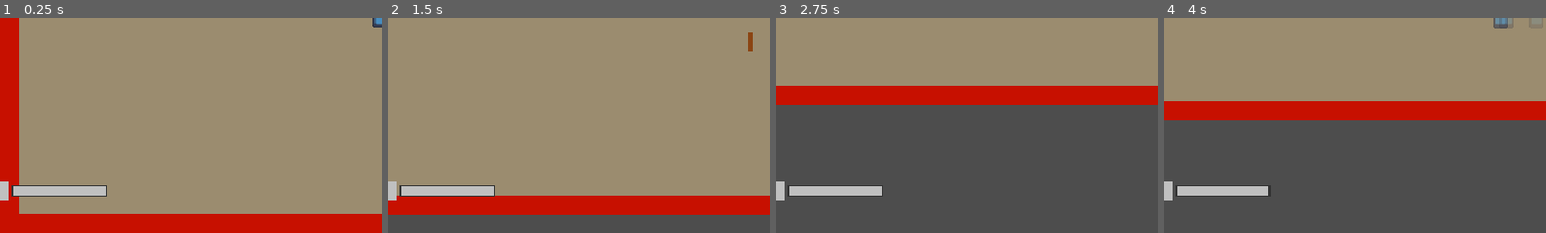
Above: before the commit, frames 1-4 (left to right).
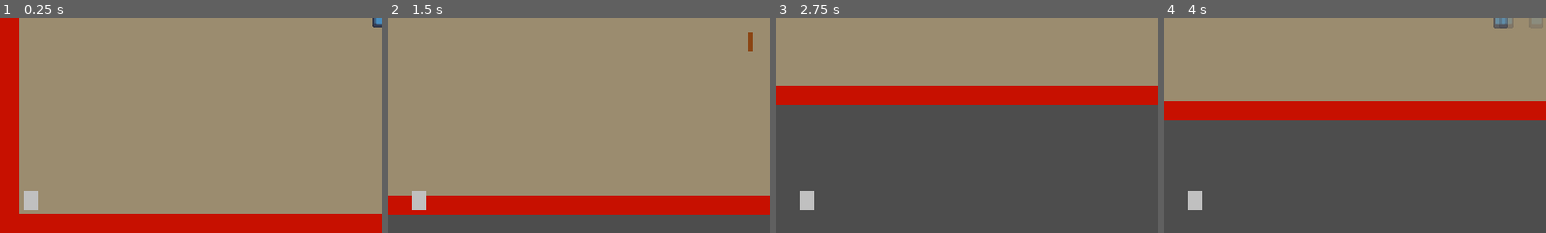
Above: after the commit, the same moments.

Repository: Azgr9/chaos
Game: Godot game, scene res://Scenes/Game/Game.tscn
The game is run twice, just before and just after one commit, with the same random seed, the same clock (stepped at 60 frames per second) and the same inputs. The engine's default icon, where the game draws it, is replaced by a stand-in: a white triangle on a blue panel in a dark square.
Inputs (mouse positions are % of the whole screen's width and height, from its top left):
- Up to frame 1 (0.25 s): no input
- Up to frame 2 (1.5 s): move the mouse to (72, 45) at 0.52 s; hold D (move_right) 0.53-1.28 s; tap Space (dash) at 0.6, 1.35 s; move the mouse to (30, 55) at 1.27 s; hold S (move_down) from 1.28 s (still down)
- Up to frame 3 (2.75 s): move the mouse to (60, 28) at 2.02 s; release S (move_down) at 2.03 s; hold D (move_right) from 2.03 s (still down); right-click (60, 28) at 2.1 s; tap Space (dash) at 2.3 s
- Up to frame 4 (4 s): move the mouse to (45, 70) at 2.77 s; release D (move_right) at 2.78 s; hold W (move_up) 2.78-3.53 s; click (45, 70) at 2.85 s; tap Space (dash) at 3.05, 3.8 s; move the mouse to (80, 65) at 3.52 s; hold A (move_left) from 3.53 s (still down); tap Q (swap_weapon) at 3.6 s
The pictures show only the part of the screen within x 0-50%, y 50-100%; the shares and areas given below are measured in that part.

The runs differ from the first frame. In frame 1, 1.7% of the frame differs, in the area x 0-28%, y 76-90%; in frame 2, 1.7%; in frame 3, 1.7%; in frame 4, 1.7%.

Commit message:
skill öncesi

Diff:
--- a/Scenes/Ui/HUD.tscn
+++ b/Scenes/Ui/HUD.tscn
@@ -55,31 +55,12 @@
 offset_right = 210.0
 offset_bottom = 350.0
 
-[node name="WeaponDurability" type="Control" parent="Control/WeaponInfo"]
+[node name="WeaponIcon" type="ColorRect" parent="Control/WeaponInfo"]
 layout_mode = 0
-offset_right = 80.0
-offset_bottom = 10.0
-
-[node name="Background" type="ColorRect" parent="Control/WeaponInfo/WeaponDurability"]
-layout_mode = 0
-offset_right = 80.0
-offset_bottom = 10.0
-color = Color(0.2, 0.2, 0.2, 1)
-
-[node name="Fill" type="ColorRect" parent="Control/WeaponInfo/WeaponDurability"]
-layout_mode = 0
-offset_left = 1.0
-offset_top = 1.0
-offset_right = 79.0
-offset_bottom = 9.0
-color = Color(0.752941, 0.752941, 0.752941, 1)
-
-[node name="Icon" type="ColorRect" parent="Control/WeaponInfo/WeaponDurability"]
-layout_mode = 0
-offset_left = -15.0
-offset_top = -3.0
-offset_right = -3.0
-offset_bottom = 13.0
+offset_left = 10.0
+offset_top = 5.0
+offset_right = 22.0
+offset_bottom = 21.0
 color = Color(0.752941, 0.752941, 0.752941, 1)
 
 [node name="GameInfo" type="Control" parent="Control"]
--- a/Scripts/Systems/UpgradeSystem.gd
+++ b/Scripts/Systems/UpgradeSystem.gd
@@ -95,16 +95,6 @@
 
 	# Weapon upgrades
 	{
-		"id": "repair_weapon",
-		"name": "Repair Kit",
-		"description": "Restore weapon durability",
-		"icon_color": Color.GRAY,
-		"type": "instant",
-		"apply_to": "repair_weapon",
-		"value": 25,
-		"weight": 0.9
-	},
-	{
 		"id": "extra_projectile",
 		"name": "Multi-Shot",
 		"description": "+1 Projectile per cast",
@@ -192,9 +182,6 @@
 			player.stats.apply_upgrade("attack_speed", upgrade.value)
 		"heal_full":
 			player.heal(9999)  # Full heal
-		"repair_weapon":
-			if player.current_weapon and player.current_weapon.has_method("repair"):
-				player.current_weapon.repair(upgrade.value)
 		"multi_shot":
 			if player.current_staff:
 				player.current_staff.multi_shot += int(upgrade.value)
--- a/Scripts/Ui/GameOverScreen.gd
+++ b/Scripts/Ui/GameOverScreen.gd
@@ -32,13 +32,13 @@
 # Death messages
 var death_tips = [
 	"Tip: Keep your distance from enemies!",
-	"Tip: Save weapon durability for tough waves!",
 	"Tip: Magic attacks can hit multiple enemies!",
 	"Tip: Health upgrades also heal you!",
 	"Tip: Movement is key to survival!",
 	"Tip: Each wave gets progressively harder!",
 	"Tip: Lifesteal helps sustain through waves!",
-	"Tip: Repair your weapon between waves!"
+	"Tip: Use dash to avoid enemy attacks!",
+	"Tip: Collect crystals for future upgrades!"
 ]
 
 func _ready():
--- a/Scripts/Ui/HUD.gd
+++ b/Scripts/Ui/HUD.gd
@@ -11,8 +11,7 @@
 @onready var health_background: ColorRect = $PlayerBars/HealthBar/Background
 
 # Weapon Info
-@onready var weapon_durability_fill: ColorRect = $WeaponInfo/WeaponDurability/Fill
-@onready var weapon_icon: ColorRect = $WeaponInfo/WeaponDurability/Icon
+@onready var weapon_icon: ColorRect = $WeaponInfo/WeaponIcon
 
 # Game Info
 @onready var wave_label: Label = $GameInfo/WaveLabel
@@ -31,7 +30,6 @@
 
 # Bar animation
 var health_max_width: float = 146
-var durability_max_width: float = 78
 
 # Smooth bar animation
 var target_health_percent: float = 1.0
@@ -63,14 +61,6 @@
 	# Player signals
 	if player:
 		player.health_changed.connect(_on_player_health_changed)
-
-		# Connect to weapon if it exists
-		if player.current_weapon:
-			_connect_weapon_signals(player.current_weapon)
-
-		# Listen for weapon switches
-		if player.has_signal("weapon_switched"):
-			player.weapon_switched.connect(_on_weapon_switched)
 
 	# Wave manager signals
 	if wave_manager:
@@ -116,10 +106,6 @@
 		health_fill.color = Color.RED
 		health_background.color = Color("#1a0000")
 
-	# Update weapon durability color
-	if player and player.current_weapon:
-		_update_weapon_durability_visual()
-
 	# Animate crystal icon
 	_animate_crystal_icon()
 
@@ -130,24 +116,6 @@
 	# Pulse animation on damage
 	if target_health_percent < current_health_percent:
 		_pulse_bar(health_fill)
-
-func _on_weapon_durability_changed(current: int, max_durability: int):
-	var durability_percent = float(current) / float(max_durability) if max_durability > 0 else 0.0
-	weapon_durability_fill.size.x = durability_max_width * durability_percent
-
-	# Change color based on durability
-	if durability_percent > 0.5:
-		weapon_durability_fill.color = Color("#c0c0c0")
-		weapon_icon.color = Color("#c0c0c0")
-	elif durability_percent > 0.25:
-		weapon_durability_fill.color = Color("#ffaa00")
-		weapon_icon.color = Color("#ffaa00")
-	else:
-		weapon_durability_fill.color = Color("#ff0000")
-		weapon_icon.color = Color("#ff0000")
-		# Flash when critical
-		var flash = abs(sin(Time.get_ticks_msec() * 0.01))
-		weapon_icon.modulate.a = 0.5 + flash * 0.5
 
 func _on_wave_started(wave_number: int):
 	wave_label.text = "Wave: %d/5" % wave_number
@@ -185,39 +153,11 @@
 	tween.tween_property(score_label, "scale", Vector2.ONE, 0.3).set_trans(Tween.TRANS_BACK)
 	tween.parallel().tween_property(score_label, "modulate", Color.WHITE, 0.5)
 
-func _on_weapon_switched(weapon: Node2D):
-	_connect_weapon_signals(weapon)
-
-func _connect_weapon_signals(weapon: Node2D):
-	if weapon and weapon.has_method("get_durability_percentage"):
-		# Update durability display
-		var durability_percent = weapon.get_durability_percentage()
-		weapon_durability_fill.size.x = durability_max_width * durability_percent
-
 func _pulse_bar(bar: ColorRect):
 	var original_scale = bar.scale
 	bar.scale = Vector2(1.0, 1.3)
 	var tween = create_tween()
 	tween.tween_property(bar, "scale", original_scale, 0.2).set_trans(Tween.TRANS_ELASTIC)
-
-func _update_weapon_durability_visual():
-	if not player.current_weapon:
-		weapon_icon.visible = false
-		weapon_durability_fill.visible = false
-		return
-
-	weapon_icon.visible = true
-	weapon_durability_fill.visible = true
-
-	if player.current_weapon.has_method("get_durability_percentage"):
-		var percent = player.current_weapon.get_durability_percentage()
-		weapon_durability_fill.size.x = durability_max_width * percent
-
-		# Update colors based on durability
-		if percent < 0.25:
-			# Critical - flash red
-			var flash = abs(sin(Time.get_ticks_msec() * 0.005))
-			weapon_durability_fill.color = Color.RED.lerp(Color.YELLOW, flash)
 
 func _on_crystals_changed(current_crystals: int, _total_collected: int):
 	crystal_label.text = "Crystals: %d" % current_crystals
--- a/Scripts/Weapons/BasicSword.gd
+++ b/Scripts/Weapons/BasicSword.gd
@@ -9,7 +9,6 @@
 @export var damage: float = 10.0
 @export var attack_duration: float = 0.25
 @export var attack_cooldown: float = 0.35
-@export var max_durability: int = 50
 @export var swing_arc: float = 150.0  # Total arc of swing
 
 # Visual settings
@@ -24,7 +23,6 @@
 @onready var attack_timer: Timer = $AttackTimer
 
 # State
-var current_durability: int
 var is_attacking: bool = false
 var can_attack: bool = true
 var damage_multiplier: float = 1.0
@@ -32,12 +30,9 @@
 
 # Signals
 signal attack_finished
-signal weapon_broke
 signal dealt_damage(target: Node2D, damage: float)
 
 func _ready():
-	current_durability = max_durability
-
 	# Connect hit detection
 	hit_box.area_entered.connect(_on_hit_box_area_entered)
 	hit_box.body_entered.connect(_on_hit_box_body_entered)
@@ -47,7 +42,7 @@
 	hit_box_collision.disabled = true
 
 	# Visual setup
-	update_durability_visual()
+	sprite.color = Color("#c0c0c0")  # Silver
 
 	# Start hidden
 	visible = false
@@ -73,14 +68,6 @@
 		_:
 			_perform_overhead_swing()
 
-	# Use durability
-	current_durability -= 1
-	update_durability_visual()
-
-	if current_durability <= 0:
-		weapon_broke.emit()
-		queue_free()
-
 	return true
 
 func _perform_overhead_swing():
@@ -265,21 +252,4 @@
 	# Flash white on hit
 	sprite.color = Color.WHITE
 	await get_tree().create_timer(0.05).timeout
-	update_durability_visual()
-
-func update_durability_visual():
-	var durability_percent = float(current_durability) / float(max_durability)
-
-	if durability_percent > 0.5:
-		sprite.color = Color("#c0c0c0")  # Silver
-	elif durability_percent > 0.25:
-		sprite.color = Color("#ffaa00")  # Orange
-	else:
-		sprite.color = Color("#ff0000")  # Red
-
-func repair(amount: int):
-	current_durability = min(current_durability + amount, max_durability)
-	update_durability_visual()
-
-func get_durability_percentage() -> float:
-	return float(current_durability) / float(max_durability)
+	sprite.color = Color("#c0c0c0")  # Silver
--- a/default_bus_layout.tres
+++ b/default_bus_layout.tres
@@ -1,13 +1,18 @@
-[gd_resource type="AudioBusLayout" format=3 uid="uid://bph4whcpppm0i"]
+[gd_resource type="AudioBusLayout" load_steps=2 format=3 uid="uid://bph4whcpppm0i"]
+
+[sub_resource type="AudioEffectReverb" id="AudioEffectReverb_j3pel"]
+resource_name = "Reverb"
 
 [resource]
-bus/1/name = &"Music"
+bus/1/name = &"ReverbSend"
 bus/1/solo = false
 bus/1/mute = false
 bus/1/bypass_fx = false
 bus/1/volume_db = 0.0
 bus/1/send = &"Master"
-bus/2/name = &"SFX"
+bus/1/effect/0/effect = SubResource("AudioEffectReverb_j3pel")
+bus/1/effect/0/enabled = true
+bus/2/name = &"Music"
 bus/2/solo = false
 bus/2/mute = false
 bus/2/bypass_fx = false
@@ -24,4 +29,10 @@
 bus/4/mute = false
 bus/4/bypass_fx = false
 bus/4/volume_db = 0.0
-bus/4/send = &"Master"
+bus/4/send = &"ReverbSend"
+bus/5/name = &"SFX"
+bus/5/solo = false
+bus/5/mute = false
+bus/5/bypass_fx = false
+bus/5/volume_db = 0.0
+bus/5/send = &"ReverbSend"
Not shown: 1 places in Scenes/Game/Game.tscn that only renumber resources
